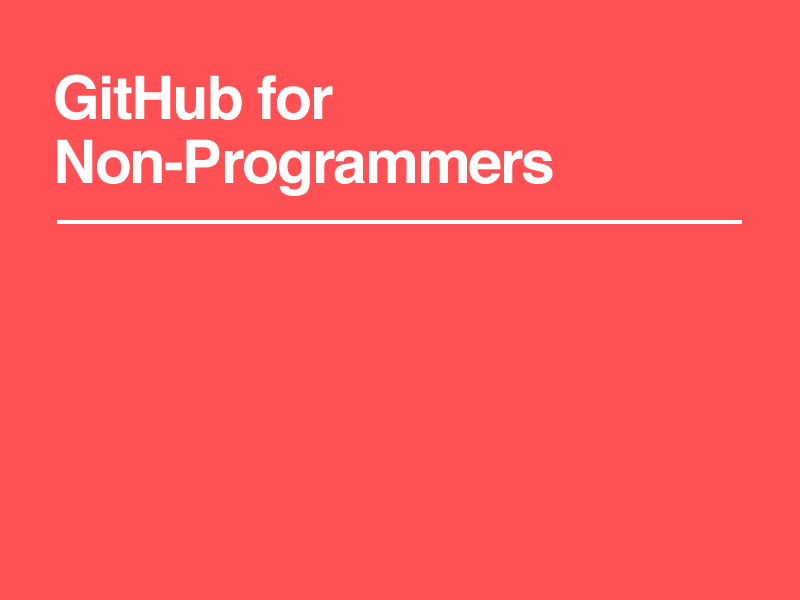
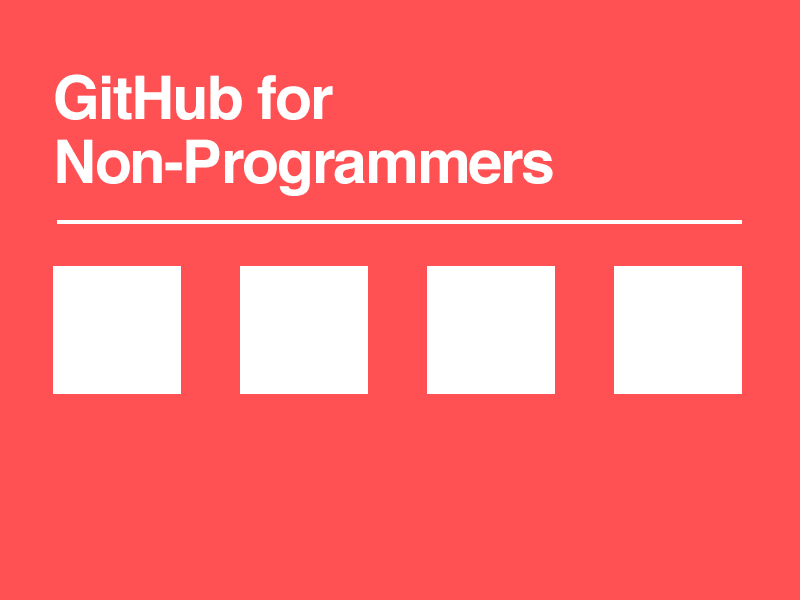
The second 800px x 600px image is a revision of the first. Changes to its layers:
added layer "Rectangle 1 copy 3" above "Rectangle 1 copy 2" over [614, 266, 742, 394]
added layer "Rectangle 1 copy 2" above "Rectangle 1 copy" over [427, 266, 555, 394]
added layer "Rectangle 1 copy" above "Rectangle 1" over [240, 266, 368, 394]
added layer "Rectangle 1" above "h rule" over [53, 266, 181, 394]
